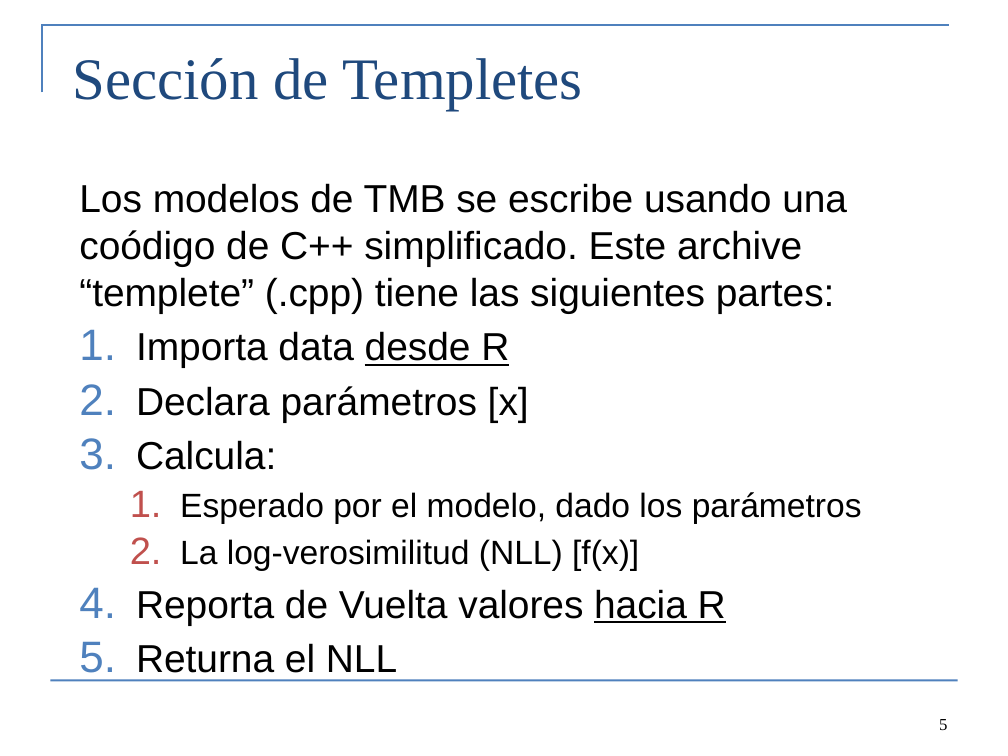
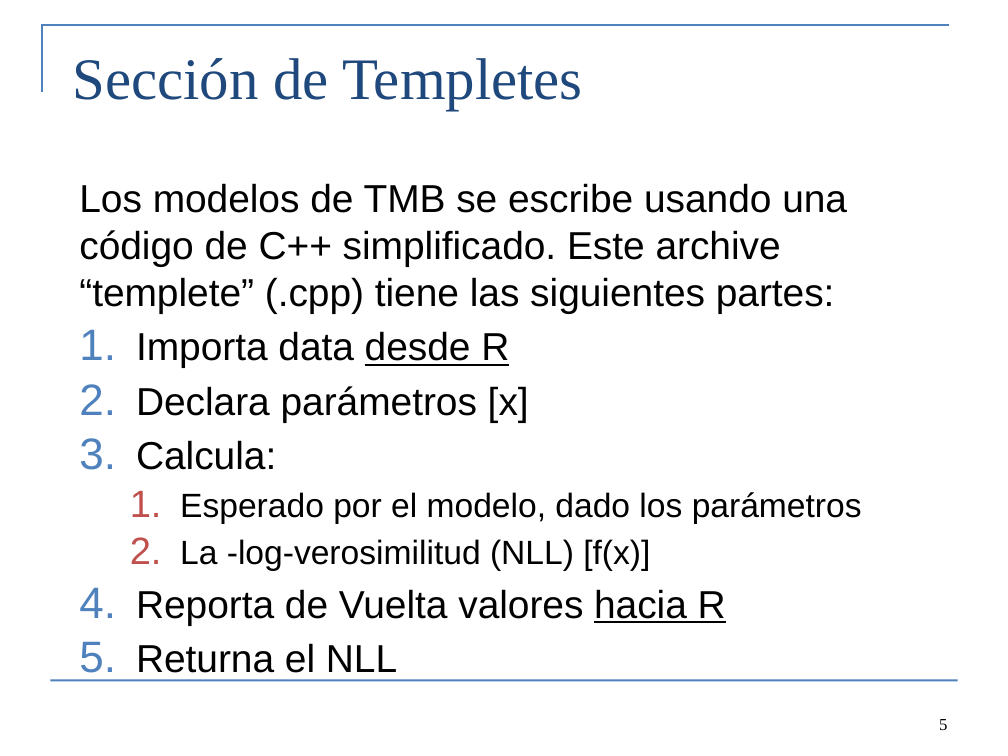
Before and after one commit to Cole-Monnahan-NOAA/tmb_workshop, a slide deck: slide 5 of day2/lecture2_TMB_syntax_spa.pptx. Drawn at 1008x756 pixels with LibreOffice and Linux fonts; fonts in the diff are those of the drawing. Boxes give left, top, right and bottom in pixels: in the first picture for what was removed or moved away, otherwise in the second. Text is boxed around its words. In the diff, an @@ line names an element or a change of style, - is before the commit and + after.

```diff
--- a/day2/lecture2_TMB_syntax_spa.pptx
+++ b/day2/lecture2_TMB_syntax_spa.pptx
@@ text at [79,183,847,313]: text changed @@
-Los modelos de TMB se escribe usando una coódigo de C++ simplificado. Este archive “templete” (.cpp) tiene las siguientes partes:
+Los modelos de TMB se escribe usando una código de C++ simplificado. Este archive “templete” (.cpp) tiene las siguientes partes:
@@ text at [180,539,650,571]: text changed @@
-  2. La log-verosimilitud (NLL) [f(x)]
+  2. La -log-verosimilitud (NLL) [f(x)]
```
Also in this commit, not shown: 7 other slides changed, 4 other files.
